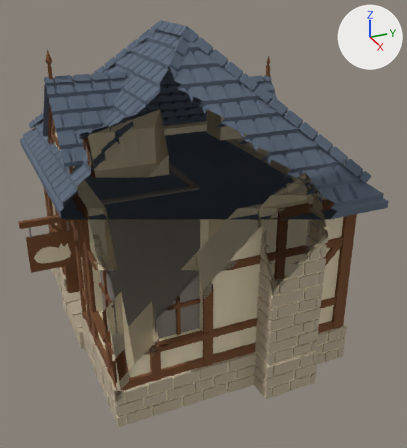
A saved change to the glTF model assets/scenes/tavern_exterior.glb.
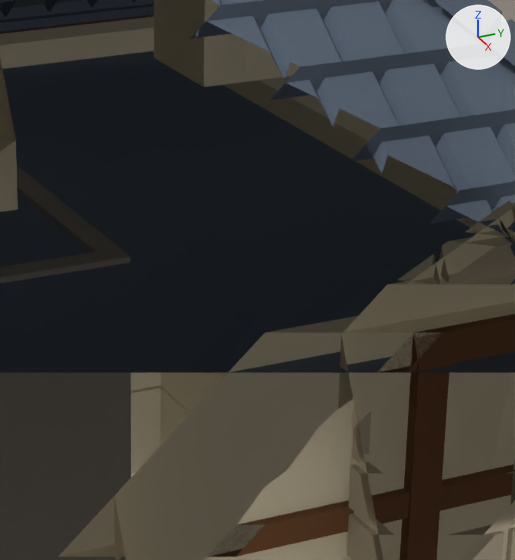
Old and new are each drawn whole from a camera (50 mm lens) standing at (15.77, -2.85, 10.08) and looking at (1.52, 3.56, 2.96) and again close up on the part from 40% to 75% of the width and 26% to 61% of the height. The axes (+X, +Y, +Z) are drawn at upper right. The lights are the same throughout. The last two pictures show the newer version. Everything nearer to the camera than a plane just in front of the edit is cut away. Vertices at exactly the same position are counted once.

In view in the first close-up: 'Chimney', 'Dormer_Back', 'Dormer_Front', 'Foundation', 'Roof', 'Timbers', 'Vestibule', 'Walls'.
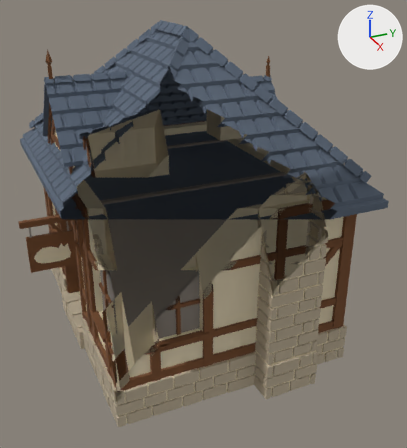
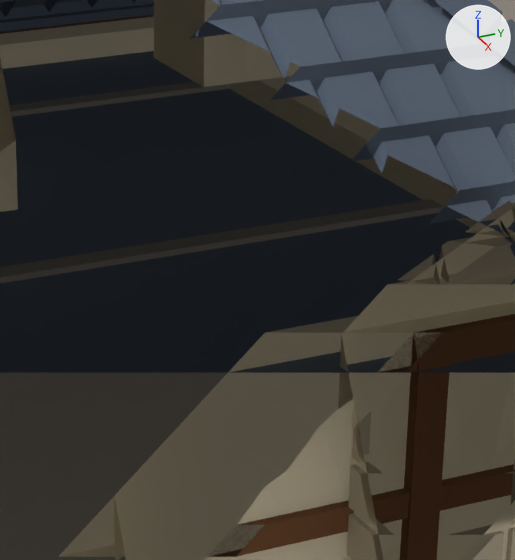
Commit message: tavern-dark-hall assets: tavern_exterior revision 6, the vestibule becomes a dark hall

Where the change shows, as pixel boxes [x1, y1, x2, y2] in the close-ups (515 x 560 px):
'Vestibule', reshaped: before [0, 166, 131, 560]; after [0, 82, 444, 560]
'Foundation', unchanged, covered by the edit: before [131, 385, 191, 474]

What changed in the scene script:
```text
Change me_vestibule:
    used by ob_vestibule; location = (0.0, 0.0, 0.0)
    remove me_vestibule.from_pydata(...)  # 24 vertices, 48 faces; spans x -2.1..2.1, y 0.25..3.2, z -0.1..4.4
    add me_vestibule.from_pydata(...)  # 20 vertices, 36 faces; spans x -2.1..2.1, y 0.25..6.05, z -0.1..4.4
    me_vestibule part 1
    14 vertices are removed from x -2.1..2.1, y 3.0..3.2, z -0.1..4.4
    42 faces are deleted
    10 new vertices lie (0.0, 5.8, 0.0) away from vertices in x -2.1..2.1, y 0.25, z -0.1..4.4
    10 new faces join them, mat_wood (brown #764c2c)
    20 new faces join them, mat_dirt (grey #898179)
```
